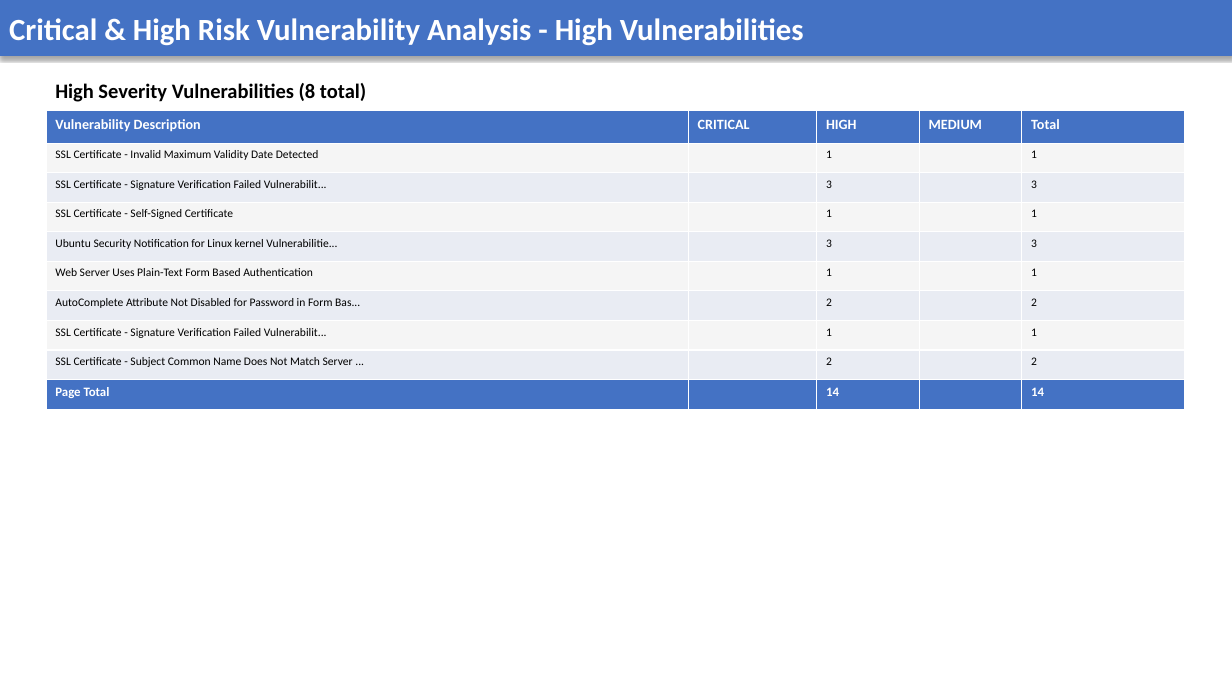
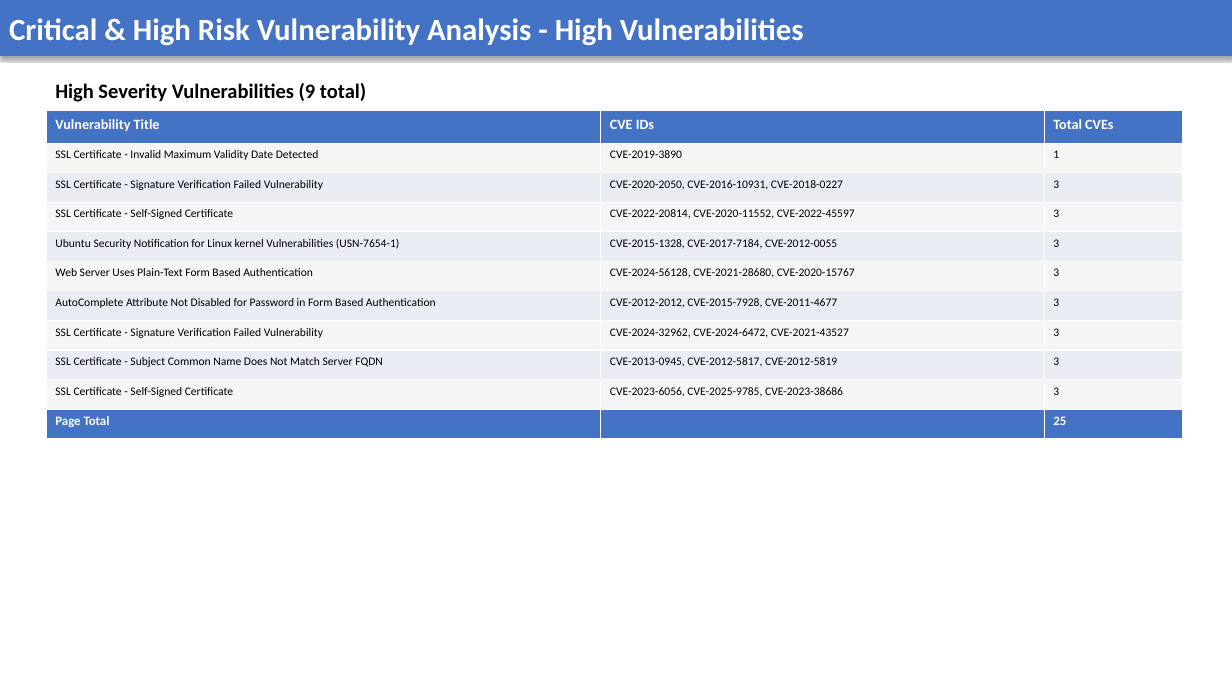
Before and after one commit to AnekantEmployee/vms_automation, a slide deck: slide 4 of vms_ppt/Test Report 2.pptx. Drawn at 1232x693 pixels with LibreOffice and Linux fonts; fonts in the diff are those of the drawing. Boxes give left, top, right and bottom in pixels: in the first picture for what was removed or moved away, otherwise in the second. Text is boxed around its words. In the diff, an @@ line names an element or a change of style, - is before the commit and + after.

```diff
--- a/vms_ppt/Test Report 2.pptx
+++ b/vms_ppt/Test Report 2.pptx
@@ text at (x1=55, y1=83, x2=366, y2=102): text changed @@
-High Severity Vulnerabilities (8 total)
+High Severity Vulnerabilities (9 total)
@@ table at (x1=46, y1=111, x2=1183, y2=439) @@
-Vulnerability Description | CRITICAL | HIGH | MEDIUM | Total
-SSL Certificate - Invalid Maximum Validity Date Detected |  | 1 |  | 1
-SSL Certificate - Signature Verification Failed Vulnerabilit... |  | 3 |  | 3
-SSL Certificate - Self-Signed Certificate |  | 1 |  | 1
-Ubuntu Security Notification for Linux kernel Vulnerabilitie... |  | 3 |  | 3
-Web Server Uses Plain-Text Form Based Authentication |  | 1 |  | 1
-AutoComplete Attribute Not Disabled for Password in Form Bas... |  | 2 |  | 2
-SSL Certificate - Signature Verification Failed Vulnerabilit... |  | 1 |  | 1
-SSL Certificate - Subject Common Name Does Not Match Server ... |  | 2 |  | 2
-Page Total |  | 14 |  | 14
+Vulnerability Title | CVE IDs | Total CVEs
+SSL Certificate - Invalid Maximum Validity Date Detected | CVE-2019-3890 | 1
+SSL Certificate - Signature Verification Failed Vulnerability | CVE-2020-2050, CVE-2016-10931, CVE-2018-0227 | 3
+SSL Certificate - Self-Signed Certificate | CVE-2022-20814, CVE-2020-11552, CVE-2022-45597 | 3
+Ubuntu Security Notification for Linux kernel Vulnerabilities (USN-7654-1) | CVE-2015-1328, CVE-2017-7184, CVE-2012-0055 | 3
+Web Server Uses Plain-Text Form Based Authentication | CVE-2024-56128, CVE-2021-28680, CVE-2020-15767 | 3
+AutoComplete Attribute Not Disabled for Password in Form Based Authentication | CVE-2012-2012, CVE-2015-7928, CVE-2011-4677 | 3
+SSL Certificate - Signature Verification Failed Vulnerability | CVE-2024-32962, CVE-2024-6472, CVE-2021-43527 | 3
+SSL Certificate - Subject Common Name Does Not Match Server FQDN | CVE-2013-0945, CVE-2012-5817, CVE-2012-5819 | 3
+SSL Certificate - Self-Signed Certificate | CVE-2023-6056, CVE-2025-9785, CVE-2023-38686 | 3
+Page Total |  | 25
```
Also in this commit, not shown: 8 other slides changed, 3 slides added, 3 slides removed, 8 other files.
